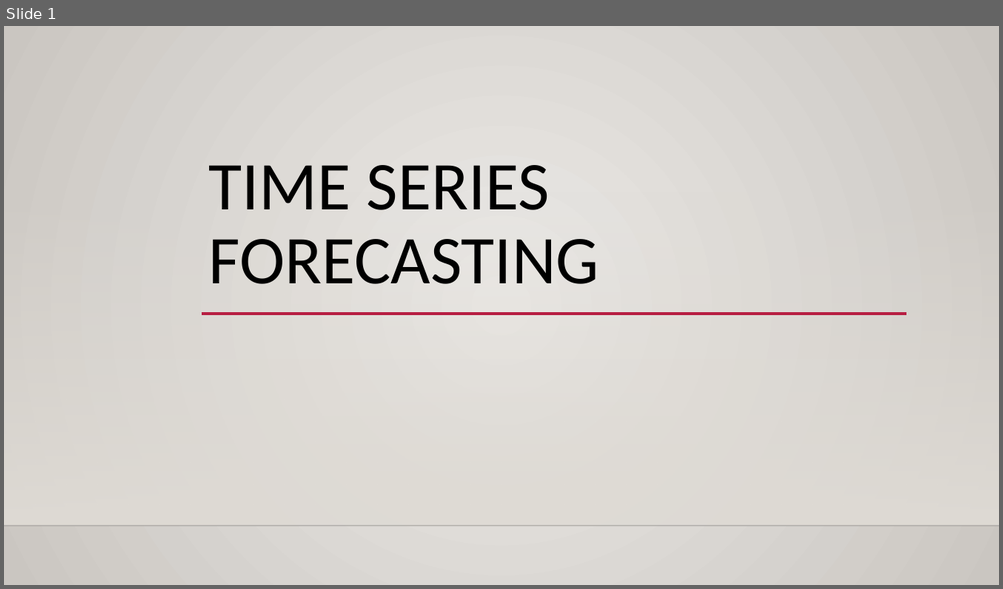
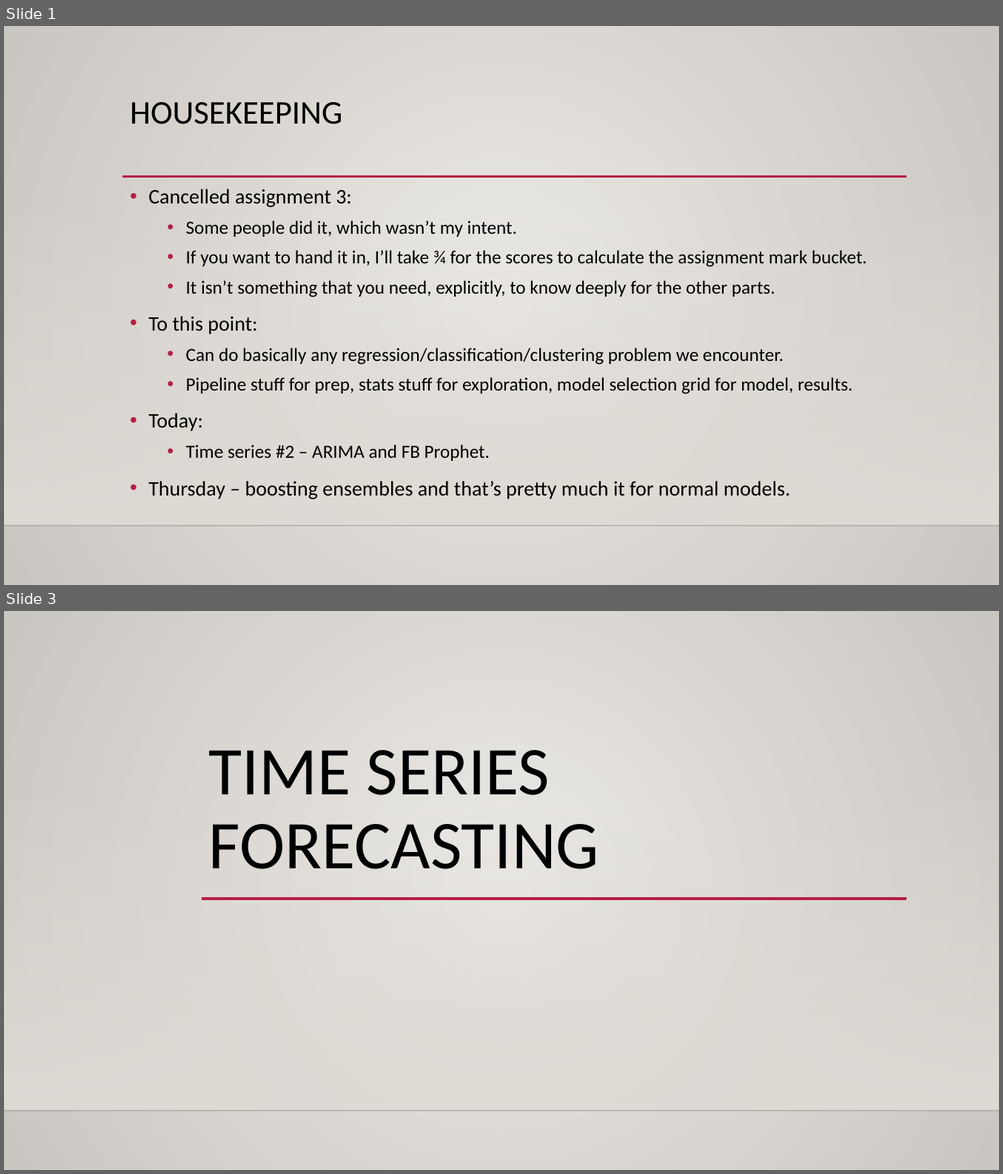
Before and after one commit to calvint13/Intro_to_Machine_Learning_Student_Workbooks, a slide deck: reference_content/Slides/TimeSeries.pptx. Shown one above the other, each under a label of ours: slide 1 before the commit, slides 1 and 3 after it; the slides between them are not shown. The pictures are 1003x589 and 1003x1174 pixels, drawn with LibreOffice and Linux fonts; fonts in the diff are those of the drawing; background and template pictures are left out. Boxes give left, top, right and bottom in pixels: in the first picture for what was removed or moved away, otherwise in the second. Text is boxed around its words. In the diff, an @@ line names an element or a change of style, - is before the commit and + after.

```diff
--- a/reference_content/Slides/TimeSeries.pptx
+++ b/reference_content/Slides/TimeSeries.pptx
@@ slide 1 added at (4, 26, 999, 585), background gradient #ECEAE7 to #CAC7C1; not listed: 2 template elements that a slide beside it also shows @@
@@ title added at (130, 102, 342, 124), 32 pt, text #000000 @@
+HOUSEKEEPING
@@ line added from (122, 177) to (907, 177), #B71E42 2.5 pt @@
@@ text added at (148, 189, 867, 500), 18 pt, text #000000 @@
+• Cancelled assignment 3:
+  • Some people did it, which wasn’t my intent.
+  • If you want to hand it in, I’ll take ¾ for the scores to calculate the assignment mark bucket.
+  • It isn’t something that you need, explicitly, to know deeply for the other parts.
+• To this point:
+  • Can do basically any regression/classification/clustering problem we encounter.
+  • Pipeline stuff for prep, stats stuff for exploration, model selection grid for model, results.
+• Today:
+  • Time series #2 – ARIMA and FB Prophet.
+• Thursday – boosting ensembles and that’s pretty much it for normal models.
@@ what was slide 1 is now slide 3 @@
```
Also in this commit, not shown: 1 slide changed, 2 other slides added, 1 slide removed, 2 other files.
